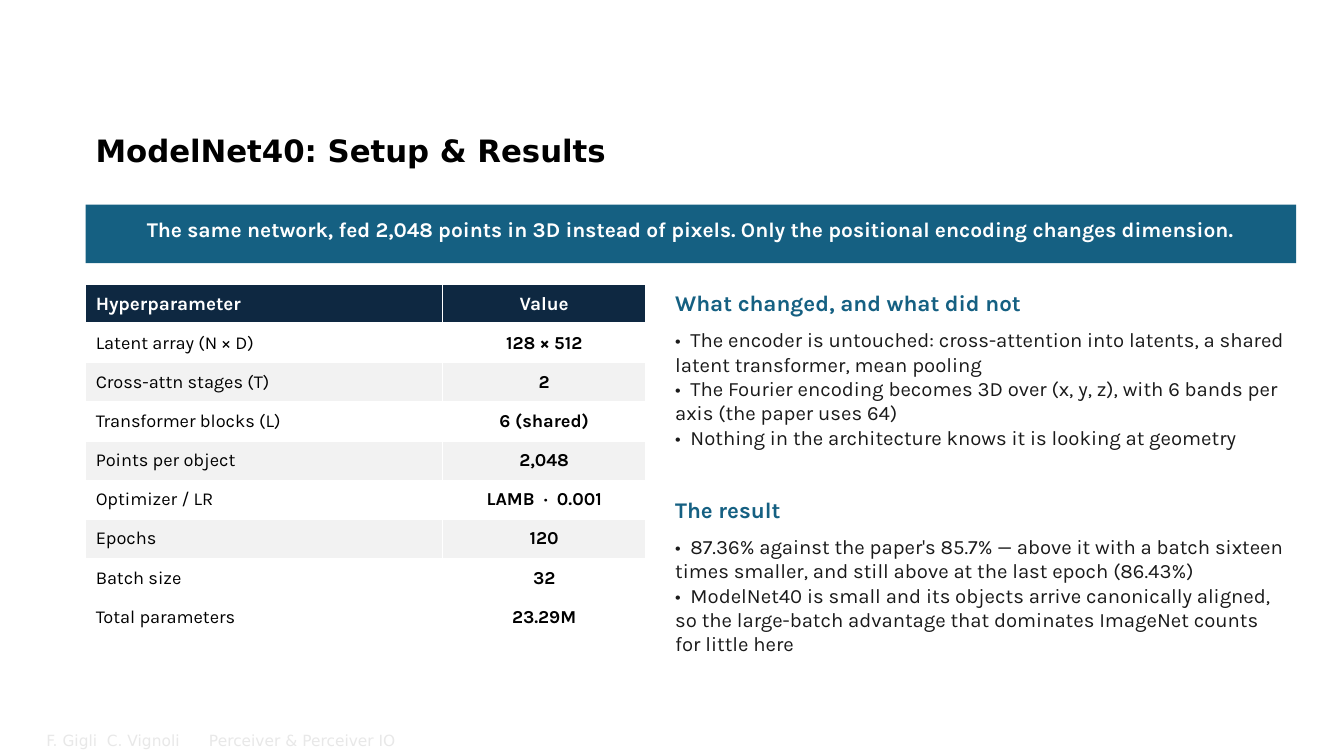
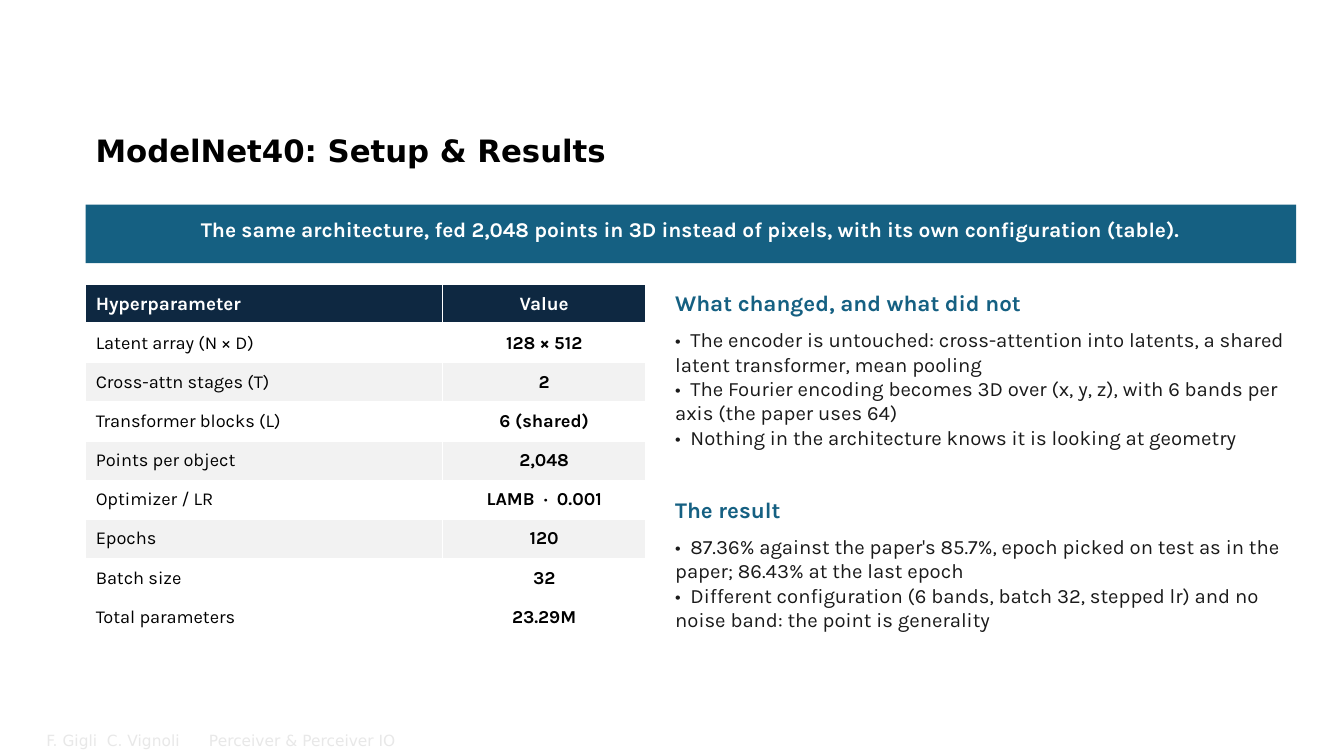
Before and after one commit to FrancescoGigli/Perceiver_project, a slide deck: slide 21 of sito/slide/Perceiver & Perceiver IO.pptx. Drawn at 1344x756 pixels with LibreOffice and Linux fonts; fonts in the diff are those of the drawing; background and template pictures are left out. Boxes give left, top, right and bottom in pixels: in the first picture for what was removed or moved away, otherwise in the second. Text is boxed around its words. In the diff, an @@ line names an element or a change of style, - is before the commit and + after.

Commit message:
Materiali allineati al codice e alla lezione rivista
Dispensa, deck beamer e deck PowerPoint, README e pagina iniziale dicono ora le stesse
cose della lezione, verificate su codice, log e PDF dei paper.

- Dispensa (220 pagine): cross-attention del nostro codice a 1 testa con d = 261
  (non 8 teste da 64), LayerNorm con radice di (sigma^2 + eps), residual del backward
  sommata a L' e non ai latenti normalizzati, init di default di PyTorch (niente Xavier),
  troncamento a +-2 sigma, Tab. 5 come "latent transformer essenziale", Tab. 6 completa,
  Fourier con frequenze equispaziate, Fig. 5 con i valori del grafico, Perceiver IO
  (84.5 con Fourier, patch audio, query da 1026, N e D non dichiarati), capitolo del
  progetto (e02 atteso per costruzione, seed che sposta lo split, CoLA in Matthews
  62.49/65.41, e23/e24/e27/e28 instabili, ModelNet40 senza banda, ResNet con la sua
  ricetta), riferimenti teorici (LSTM a 6 equazioni, LAMB, weight decay, dropout, He,
  equivarianza, softmax, flusso ottico e GLUE di IO).
- Beamer (41 pagine) e PowerPoint: stesse correzioni in inglese, formula del trust
  ratio, otto figure rigenerate da _diag/figure_risultati42.py (run instabili marcate,
  seed e split, ricette diverse, CoLA in Matthews); nuovo anello
  _diag/allinea_rev_20260927.py per il PowerPoint.
- README, progetto/README e pagina iniziale: numeri e cautele aggiornati (42 run su 42,
  59 voci di glossario, 41 pagine del deck, 220 della dispensa).
- Lezione: backward della LayerNorm, self-attention equivariante, e27 fra le run instabili.

```diff
--- a/sito/slide/Perceiver & Perceiver IO.pptx
+++ b/sito/slide/Perceiver & Perceiver IO.pptx
@@ text at (201, 221, 1179, 243): text changed @@
-The same network, fed 2,048 points in 3D instead of pixels. Only the positional encoding changes dimension.
+The same architecture, fed 2,048 points in 3D instead of pixels, with its own configuration (table).
@@ text at (675, 540, 1279, 632): text changed @@
-• 87.36% against the paper's 85.7% — above it with a batch sixteen times smaller, and still above at the last epoch (86.43%)
-• ModelNet40 is small and its objects arrive canonically aligned, so the large-batch advantage that dominates ImageNet counts for little here
+• 87.36% against the paper's 85.7%, epoch picked on test as in the paper; 86.43% at the last epoch
+• Different configuration (6 bands, batch 32, stepped lr) and no noise band: the point is generality
```
Also in this commit, not shown: 25 other slides changed, 18 other files.
